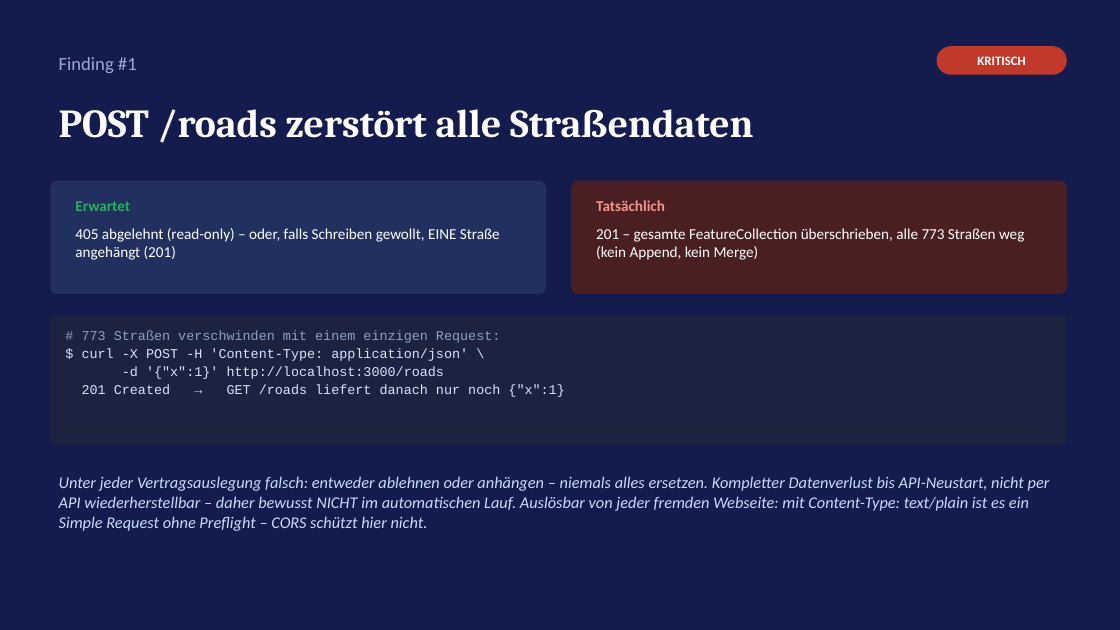
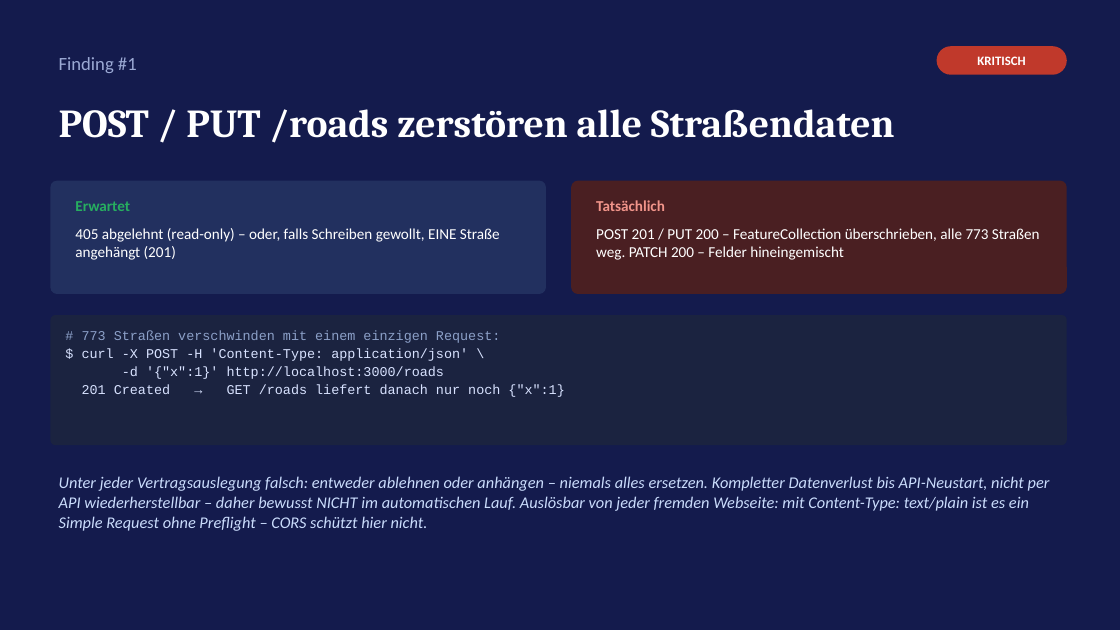
Before and after one commit to emrebaser94/edgital, a slide deck: slide 4 of api-tests/road-overview-api-findings.pptx. Drawn at 1120x630 pixels with LibreOffice and Linux fonts; fonts in the diff are those of the drawing. Boxes give left, top, right and bottom in pixels: in the first picture for what was removed or moved away, otherwise in the second. Text is boxed around its words. In the diff, an @@ line names an element or a change of style, - is before the commit and + after.

Commit message:
API tests: cover more validation gaps and writes to /roads
- collection: [DEFECT #2] empty title, string road_fid and unknown
  road_fid; [DEFECT #7] PUT {} and PATCH with an empty title (all
  self-cleaning); the duplicate-id and PUT tests use roads that exist
- report.html regenerated against the original API: 40 requests,
  81 assertions, 9 red [DEFECT #n]
- findings deck: new finding #7, PUT/PATCH /roads under #1 (manual,
  destructive), "Was funktioniert" names the endpoints
- README: counts, findings and defect tables

```diff
--- a/api-tests/road-overview-api-findings.pptx
+++ b/api-tests/road-overview-api-findings.pptx
@@ text at <box>59,109,895,143</box>: text changed @@
-POST /roads zerstört alle Straßendaten
+POST / PUT /roads zerstören alle Straßendaten
@@ text at <box>596,228,1040,260</box>: text changed @@
-201 – gesamte FeatureCollection überschrieben, alle 773 Straßen weg (kein Append, kein Merge)
+POST 201 / PUT 200 – FeatureCollection überschrieben, alle 773 Straßen weg. PATCH 200 – Felder hineingemischt
```
Also in this commit, not shown: 7 other slides changed, 1 slide added, 3 other files.
